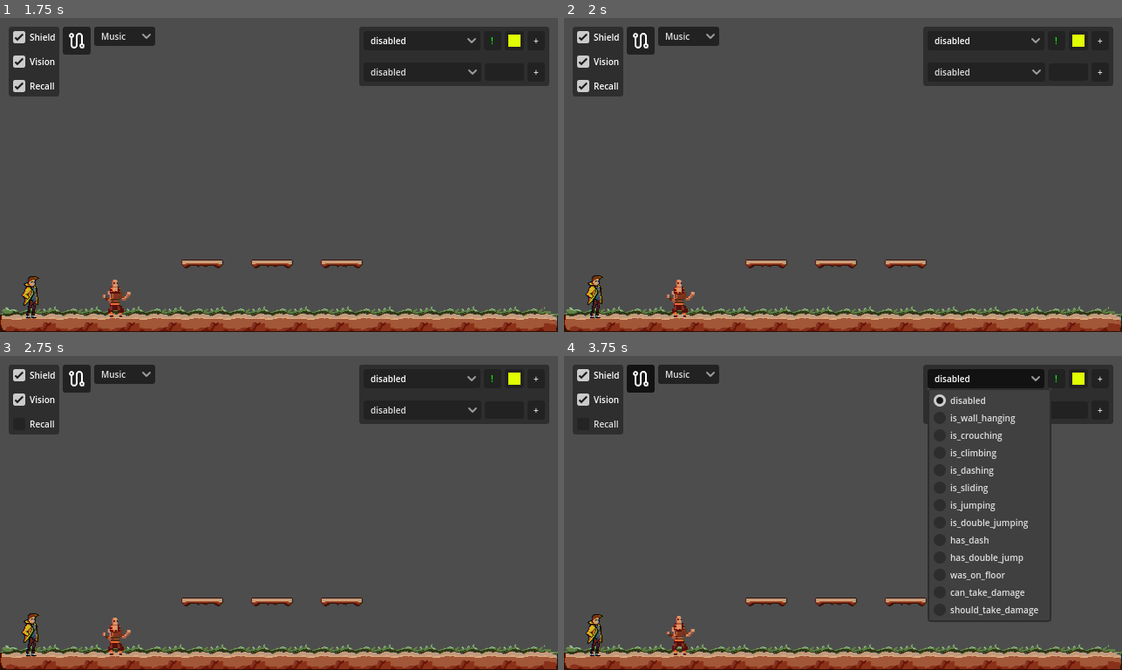
Above: before the commit, frames 1-4 (two rows, left to right).
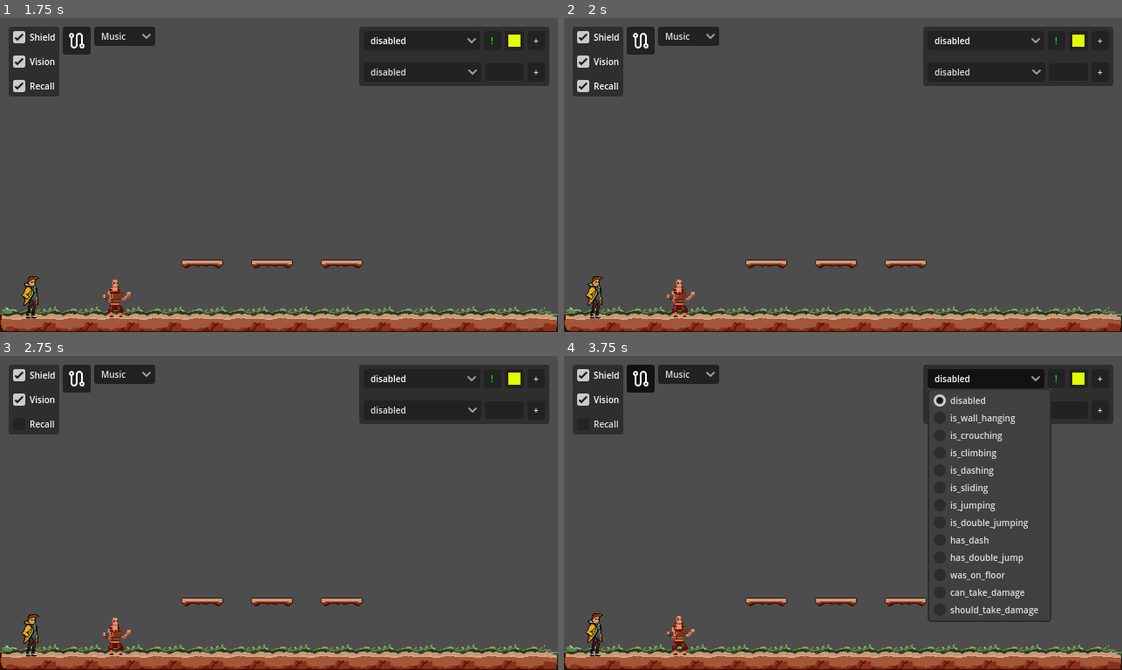
Above: after the commit, the same moments.

Repository: DeVelox/Niro
Game: Godot game, scene res://main.tscn
The game is run twice, just before and just after one commit, with the same random seed, the same clock (stepped at 60 frames per second) and the same inputs.
Inputs (mouse positions are in pixels of both pictures, inside the frame that each line leads up to):
- Up to frame 1 (1.75 s): click "Shield" at 0.5 s; click "Vision" at 1.25 s
- Up to frame 2 (2 s): no input
- Up to frame 3 (2.75 s): click "Recall" at 2 s
- Up to frame 4 (3.75 s): click (642, 377) at 2.75 s; click "disabled" at 3.5 s

Frame 1 is identical in both runs. In frame 2, 0.1% of the frame differs, in the area x 3-8%, y 81-92%; in frame 3, 0.1%; in frame 4, 0.1%.

Commit message:
old man fixes

Diff:
--- /dev/null
+++ b/levels/boss1/level.tscn
@@ -0,0 +1,38 @@
+[gd_scene load_steps=6 format=3 uid="uid://basr0ixjaw4kw"]
+
+[ext_resource type="Script" path="res://scripts/level.gd" id="1_hcbdv"]
+[ext_resource type="Texture2D" uid="uid://c43ygn1u7sueg" path="res://assets/elliot/stoneGiantPlaceholder1.png" id="2_uva26"]
+[ext_resource type="PackedScene" uid="uid://bb44qdp7l5m62" path="res://prefabs/level design/tilemap.tscn" id="3_072nv"]
+[ext_resource type="PackedScene" uid="uid://88mqupj5ekgp" path="res://prefabs/level design/level_switcher.tscn" id="4_8tc3m"]
+
+[sub_resource type="CapsuleShape2D" id="CapsuleShape2D_m7p01"]
+radius = 12.0
+height = 48.0
+
+[node name="Level" type="Node2D" node_paths=PackedStringArray("first", "last")]
+script = ExtResource("1_hcbdv")
+first = NodePath("Tilemap")
+last = NodePath("Tilemap")
+
+[node name="Chest" type="TextureRect" parent="."]
+z_index = -1
+offset_right = 40.0
+offset_bottom = 40.0
+texture = ExtResource("2_uva26")
+
+[node name="Spawn" type="Marker2D" parent="."]
+
+[node name="CollisionShape2D" type="CollisionShape2D" parent="Spawn"]
+position = Vector2(90, 280)
+shape = SubResource("CapsuleShape2D_m7p01")
+
+[node name="Tilemap" parent="." instance=ExtResource("3_072nv")]
+layer_1/tile_data = PackedInt32Array(-262138, 1179650, 15, -196602, 1179650, 16, -262140, 1048578, 15, -196604, 1048578, 16, -262139, 1114114, 15, -196603, 1114114, 16, -327667, 786434, 8, -262131, 786434, 9, -327669, 524290, 8, -262133, 524290, 9, -327668, 720898, 8, -262132, 720898, 9, -327653, 720898, 8, -262117, 720898, 9, -327652, 786434, 8, -262116, 786434, 9, -327654, 524290, 8, -262118, 524290, 9, -327648, 131074, 8, -262112, 131074, 9, -327647, 196610, 8, -262111, 196610, 9, -327646, 393218, 8, -262110, 393218, 9)
+layer_2/tile_data = PackedInt32Array(-327661, 1048578, 13, -262125, 1048578, 14, -327660, 1114114, 13, -262124, 1114114, 14)
+layer_3/tile_data = PackedInt32Array(-262133, 1, 65536, -262132, 1, 65536, -262131, 1, 65536, -327667, 1, 65536, -327668, 1, 65536, -327669, 1, 65536, -327654, 1, 65536, -327653, 1, 65536, -327652, 1, 65536, -262116, 1, 65536, -262117, 1, 65536, -262118, 1, 65536)
+layer_5/tile_data = PackedInt32Array(-262133, 1, 196608, -262132, 1, 196608, -262131, 1, 196608, -327667, 1, 196608, -327668, 1, 196608, -327669, 1, 196608, -262140, 1, 196608, -262139, 1, 196608, -262138, 1, 196608, -196602, 1, 196608, -196603, 1, 196608, -196604, 1, 196608, -327661, 1, 196608, -262125, 1, 196608, -327660, 1, 196608, -262124, 1, 196608, -327654, 1, 196608, -262118, 1, 196608, -262117, 1, 196608, -262116, 1, 196608, -327652, 1, 196608, -327653, 1, 196608, -262112, 1, 327680, -262111, 1, 327680, -262110, 1, 327680, -327646, 1, 327680, -327647, 1, 327680, -327648, 1, 327680)
+
+[node name="SceneSwitcher" parent="." instance=ExtResource("4_8tc3m")]
+position = Vector2(535, 262)
+next_scene = "res://levels/boss1/level1.tscn"
+set_player_spawn = true
--- a/levels/boss1/level2.tscn
+++ b/levels/boss1/level2.tscn
@@ -5,7 +5,7 @@
 [ext_resource type="PackedScene" uid="uid://bb44qdp7l5m62" path="res://prefabs/level design/tilemap.tscn" id="3_d60pn"]
 [ext_resource type="PackedScene" uid="uid://88mqupj5ekgp" path="res://prefabs/level design/level_switcher.tscn" id="4_y4o6f"]
 
-[node name="Level" type="Node2D"]
+[node name="Level2" type="Node2D"]
 script = ExtResource("1_quajw")
 
 [node name="Spawn" type="Marker2D" parent="."]
--- a/levels/boss1/level3.tscn
+++ b/levels/boss1/level3.tscn
@@ -10,7 +10,7 @@
 radius = 12.0
 height = 48.0
 
-[node name="Level" type="Node2D"]
+[node name="Level2" type="Node2D"]
 script = ExtResource("1_1o7l0")
 
 [node name="Chest" type="TextureRect" parent="."]
--- /dev/null
+++ b/levels/tiletest.tscn
@@ -0,0 +1,43 @@
+[gd_scene load_steps=6 format=3 uid="uid://bp657kxuw1ie8"]
+
+[ext_resource type="Script" path="res://scripts/level.gd" id="1_6xafy"]
+[ext_resource type="Texture2D" uid="uid://c43ygn1u7sueg" path="res://assets/elliot/stoneGiantPlaceholder1.png" id="2_nlnvv"]
+[ext_resource type="Texture2D" uid="uid://by88pqvsnr0kq" path="res://assets/elliot/tutorialPlaceholder.png" id="3_wvus2"]
+[ext_resource type="Texture2D" uid="uid://d2unvips8vk5y" path="res://assets/elliot/tutorialPlaceholder1.png" id="4_qgj0p"]
+
+[sub_resource type="CapsuleShape2D" id="CapsuleShape2D_m7p01"]
+radius = 12.0
+height = 48.0
+
+[node name="Level" type="Node2D"]
+script = ExtResource("1_6xafy")
+
+[node name="Chest" type="TextureRect" parent="."]
+visible = false
+z_index = -1
+offset_right = 40.0
+offset_bottom = 40.0
+texture = ExtResource("2_nlnvv")
+
+[node name="Feet" type="TextureRect" parent="."]
+z_index = -1
+offset_left = -16.0
+offset_top = -16.0
+offset_right = 656.0
+offset_bottom = 376.0
+texture = ExtResource("3_wvus2")
+
+[node name="Legs" type="TextureRect" parent="."]
+visible = false
+z_index = -1
+offset_left = -16.0
+offset_top = -16.0
+offset_right = 656.0
+offset_bottom = 376.0
+texture = ExtResource("4_qgj0p")
+
+[node name="Spawn" type="Marker2D" parent="."]
+
+[node name="CollisionShape2D" type="CollisionShape2D" parent="Spawn"]
+position = Vector2(0, 10)
+shape = SubResource("CapsuleShape2D_m7p01")
--- a/levels/tutorial/intro.tscn
+++ b/levels/tutorial/intro.tscn
@@ -48,9 +48,7 @@
 	if body.is_in_group(\"players\"):
 		var lines: Array[String] = [\"Catch the rope quick!\", \"Go on climb it\", \"You know how to climb right? (up)\"]
 		body_entered.disconnect(_on_player_entered)
-		for i in range(0,10):
-			old_man.say(lines, text_box_position.global_position)
-			await get_tree().create_timer(3).timeout
+		old_man.say(lines, text_box_position.global_position)
 "
 
 [sub_resource type="RectangleShape2D" id="RectangleShape2D_bnkkp"]
--- a/prefabs/level design/old_man.tscn
+++ b/prefabs/level design/old_man.tscn
@@ -61,7 +61,13 @@
 position = Vector2(0, 1)
 shape = SubResource("RectangleShape2D_wedis")
 
-[node name="DefaultTimer" type="Timer" parent="."]
-wait_time = 5.0
+[node name="text_show_timer" type="Timer" parent="."]
+wait_time = 3.0
+one_shot = true
 
-[connection signal="timeout" from="DefaultTimer" to="." method="_continue_dialog"]
+[node name="text_between_timer" type="Timer" parent="."]
+wait_time = 0.5
+one_shot = true
+
+[connection signal="timeout" from="text_show_timer" to="." method="_skip_line"]
+[connection signal="timeout" from="text_between_timer" to="." method="_next_line"]
--- a/scripts/level.gd
+++ b/scripts/level.gd
@@ -45,4 +45,5 @@
 func destroy() -> void:
 	if last:
 		await Scene.fade_out(last)
+	get_parent().remove_child(self)
 	queue_free()
--- a/scripts/old_man.gd
+++ b/scripts/old_man.gd
@@ -5,14 +5,17 @@
 
 var seenthisbozobefore: bool = false
 
-@onready var default_timer: Timer = $DefaultTimer
+@onready var text_show_timer: Timer = $text_show_timer
+@onready var text_between_timer: Timer = $text_between_timer
 
 
 # For remotely initiated lines only
 func say(lines: Array[String], text_position: Vector2 = global_position) -> void:
+	Dialog.finished_line.connect(_delay_text_show)
 	Dialog.end_dialog()
 	Dialog.start_dialog(lines, text_position)
-	default_timer.start()
+	text_show_timer.stop()
+	text_between_timer.stop()
 
 
 func interact() -> void:
@@ -29,6 +32,8 @@
 
 
 func _continue_dialog() -> void:
+	text_between_timer.stop()
+	text_between_timer.stop()
 	if Dialog.is_dialog_active:
 		if not Dialog.can_advance:
 			Dialog.skip_line.emit()
@@ -37,3 +42,19 @@
 
 func _say(lines: Array[String]) -> void:
 	Dialog.start_dialog(lines, global_position)
+
+
+func _delay_between_words() -> void:
+	text_between_timer.start()
+
+func _next_line() -> void:
+	if Dialog.is_dialog_active:
+		Dialog.next_line.emit()
+
+func _delay_text_show() -> void:
+	text_show_timer.start()
+
+func _skip_line() -> void:
+	if Dialog.is_dialog_active:
+		Dialog.next_line.emit()
+		_delay_between_words()
--- a/scripts/player.gd
+++ b/scripts/player.gd
@@ -440,11 +440,10 @@
 
 func _soft_recall() -> void:
 	var checkpoint := get_node("/root/Main/Checkpoint")
-	var rewind_dur: int = min(Scene.active_tilemap.size() - 1, 1)
+	var rewind_dur: int = Scene.active_tilemap.size() - 1
 	var tween := create_tween()
 
-	if rewind_dur:
-		Scene.recall()
+	Scene.recall(rewind_dur)
 
 	_collision(0)
 	(
--- a/scripts/singleton/dialog_manager.gd
+++ b/scripts/singleton/dialog_manager.gd
@@ -2,6 +2,7 @@
 
 signal next_line
 signal skip_line
+signal finished_line
 
 var dialog_lines: Array[String] = []
 var current_line := 0
@@ -31,14 +32,17 @@
 
 func end_dialog() -> void:
 	if is_dialog_active:
+		next_line.emit()
 		current_line = 0
 		is_dialog_active = false
+
 
 
 func _show_text_box() -> void:
 	can_advance = false
 	text_box = text_box_scene.instantiate() as TextBox
 	text_box.finished.connect(_on_text_box_finished)
+	text_box.line_fully_displayed.connect(_line_displayed)
 	get_tree().root.add_child(text_box)
 	text_box.global_position = text_box_position
 	text_box.display_text(dialog_lines[current_line])
@@ -57,3 +61,6 @@
 func _on_next_line() -> void:
 	if is_dialog_active and can_advance:
 		_show_text_box()
+
+func _line_displayed() -> void:
+	finished_line.emit()
--- a/scripts/singleton/scene_manager.gd
+++ b/scripts/singleton/scene_manager.gd
@@ -274,7 +274,10 @@
 		tilemap.remove_layer(layer)
 
 
-func recall():
+func recall(tilemap_count) -> void:
+	if not tilemap_count:
+		reload()
+		return
 	active_tilemap.reverse()
 	for tilemap in active_tilemap:
 		if not tilemap.prev:
@@ -288,8 +291,8 @@
 func reload():
 	var main := get_node("/root/Main")
 	var load_level: Node2D = load(current_scene).instantiate()
+	current_level.destroy()
 	main.add_child(load_level)
-	current_level.queue_free()
 	current_level = load_level
 
 
--- a/scripts/text_box.gd
+++ b/scripts/text_box.gd
@@ -1,6 +1,7 @@
 class_name TextBox extends MarginContainer
 
 signal finished
+signal line_fully_displayed
 
 const MAX_WIDTH = 256
 
@@ -35,6 +36,7 @@
 	label.visible_characters = index
 	index += 1
 	if index > label.text.length():
+		line_fully_displayed.emit()
 		await Dialog.next_line
 		finished.emit()
 		queue_free()
